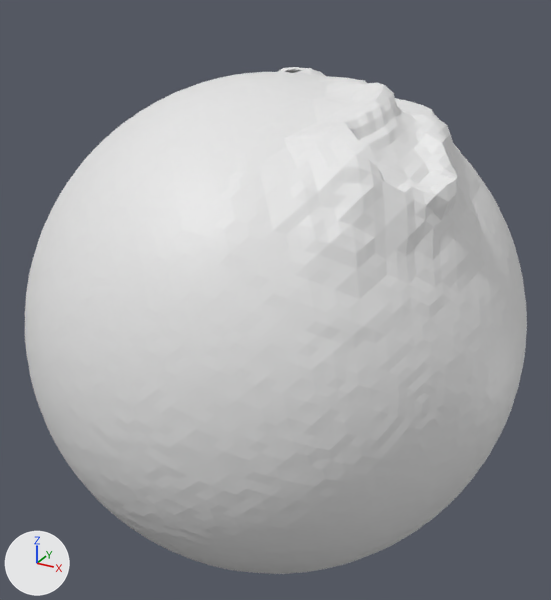
The Blender file Assets/Models/Planet.blend, before and after one commit.
Both versions are drawn from a 50 mm camera at (1.4, -2.54, 1.36) aimed at (-0.01, 0.01, 0.09). Every picture has the same lights, and +X, +Y and +Z are marked at lower left.

In view in the first picture: 'Planet'.
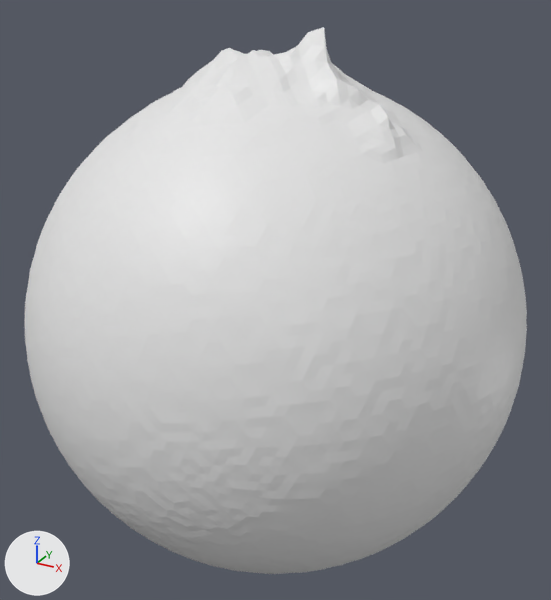
Location of each change, [x1, y1, x2, y2] in pixels of the pictures (551 x 600 px):
'Planet', reshaped, turned: before [25, 67, 527, 574]; after [25, 27, 527, 574]
part 1 of me_planet, built on: before [355, 98, 497, 358]; after [251, 27, 414, 159]

What changed in the scene script:
```text
Change me_planet:
    used by ob_planet; location = (0.0, 0.0, 0.0); rotation_euler = (0.188, -0.711, -0.13), in degrees (11, -41, -7.4)
    remove me_planet.from_pydata(...)  # 10429 vertices, 20669 faces; spans x -1.0..1.11, y -1.0..1.02, z -1.0..1.01
    add me_planet.from_pydata(...)  # 10430 vertices, 20669 faces, 1 loose edge; spans x -1.0..1.17, y -1.0..1.02, z -1.0..1.01
    me_planet part 1
    12 vertices in x 0.98..1.01, y -0.26..-0.04, z 0.2..0.33 move by (-0.02, 0.0, 0.0)
    11 vertices in x 0.97..1.06, y -0.27..0.09, z 0.14..0.35 move by (-0.01, 0.0, 0.0)
    10 vertices in x 0.77..1.03, y -0.24..0.48, z 0.15..0.44 move by (-0.01, 0.0, -0.01)
    9 vertices in x 0.9..1.03, y -0.21..0.32, z 0.18..0.37 move by (-0.02, 0.0, -0.01)
    7 vertices in x 0.99..1.02, y -0.21..0.02, z 0.17..0.32 move by (-0.03, 0.0, 0.0)
    7 vertices in x 0.78..1.04, y -0.29..0.4, z -0.34..0.5 move by (0.01, 0.0, 0.0)
    88 vertices move from x 0.75..1.11, y -0.29..0.47, z -0.39..0.49 to x 0.76..1.17, y -0.3..0.48, z -0.4..0.5
    1 vertex is added at (0.93, 0.14, 0.42)
    1 loose edge is added
Change ob_planet:
    ob_planet.rotation_euler: (0.188, -0.711, -0.13) -> (-0.698, -1.307, 0.569)  # degrees (11, -41, -7.4) -> degrees (-40, -75, 33)
```
